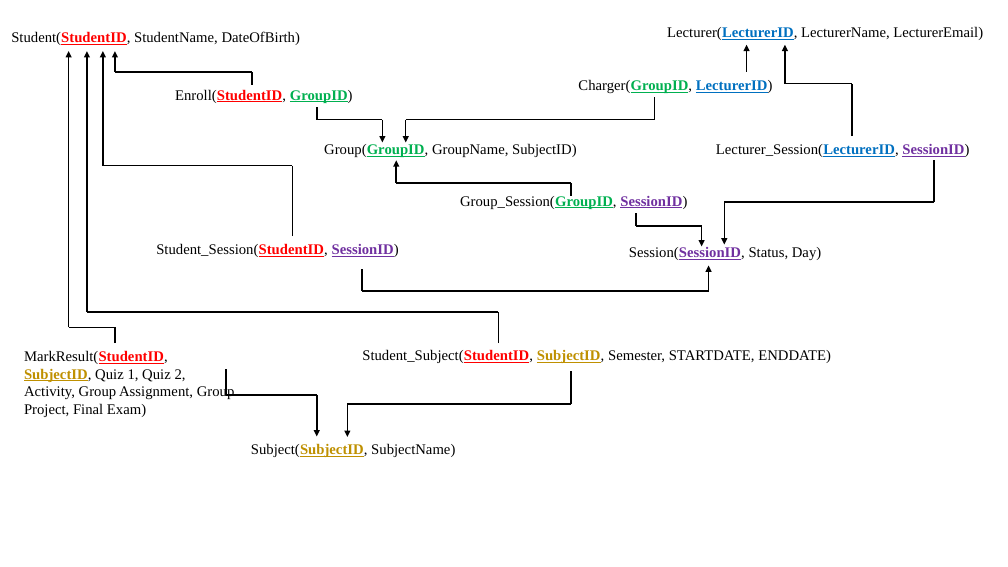
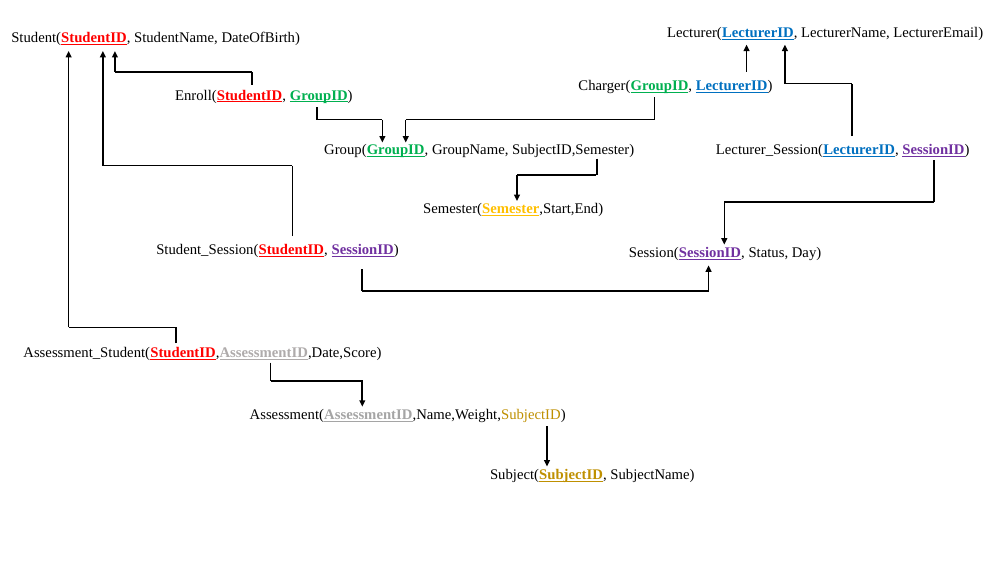
Before and after one commit to Vu0ngNguy3n/DBI202_Assignment, a slide deck: slide 1 of DBI_TABLE.pptx. Drawn at 1008x567 pixels with LibreOffice and Linux fonts; fonts in the diff are those of the drawing. Boxes give left, top, right and bottom in pixels: in the first picture for what was removed or moved away, otherwise in the second. Text is boxed around its words. In the diff, an @@ line names an element or a change of style, - is before the commit and + after.

```diff
--- a/DBI_TABLE.pptx
+++ b/DBI_TABLE.pptx
@@ arrow removed from (87, 312) to (87, 51) @@
@@ text at bbox=[324, 143, 634, 157]: text changed @@
-Group(GroupID, GroupName, SubjectID)
+Group(GroupID, GroupName, SubjectID,Semester)
@@ arrow moved from (396, 183) - (396, 160) to (517, 175) - (517, 201) @@
@@ line moved from (571, 183) - (396, 183) to (597, 175) - (517, 175) @@
@@ line moved from (571, 196) - (571, 183) to (597, 159) - (597, 175) @@
@@ text added at bbox=[423, 202, 603, 216], 14 pt, text #000000 @@
+Semester(Semester,Start,End)
@@ text removed at bbox=[460, 194, 687, 209] @@
-Group_Session(GroupID, SessionID)
@@ line removed from (637, 213) to (637, 226) @@
@@ line removed from (637, 226) to (702, 226) @@
@@ arrow removed from (702, 226) to (702, 247) @@
@@ line moved from (115, 327) - (69, 327) to (176, 327) - (69, 327) @@
@@ line removed from (498, 312) to (87, 312) @@
@@ line moved from (115, 343) - (115, 327) to (176, 343) - (176, 327) @@
@@ line removed from (498, 343) to (498, 312) @@
@@ text added at bbox=[23, 346, 381, 360], 14 pt, text #000000 @@
+Assessment_Student(StudentID,AssessmentID,Date,Score)
@@ text removed at bbox=[24, 350, 235, 417] @@
-MarkResult(StudentID, SubjectID, Quiz 1, Quiz 2, Activity, Group Assignment, Group Project, Final Exam)
@@ text removed at bbox=[362, 349, 831, 363] @@
-Student_Subject(StudentID, SubjectID, Semester, STARTDATE, ENDDATE)
@@ line moved from (226, 395) - (317, 395) to (271, 381) - (362, 381) @@
@@ line moved from (226, 370) - (226, 395) to (271, 363) - (271, 381) @@
@@ arrow moved from (347, 404) - (347, 437) to (362, 380) - (362, 407) @@
@@ text added at bbox=[250, 408, 566, 422], 14 pt, text #000000 @@
+Assessment(AssessmentID,Name,Weight,SubjectID)
@@ arrow removed from (317, 395) to (317, 436) @@
@@ line removed from (571, 404) to (347, 404) @@
@@ line moved from (571, 371) - (571, 404) to (547, 426) - (547, 467) @@
@@ line (547, 426) - (547, 467): line to arrow @@
@@ text "Subject(SubjectID, SubjectName)": place and size @@
-text "Subject(SubjectID, SubjectName)" at bbox=[251, 443, 455, 457]
+text "Subject(SubjectID, SubjectName)" at bbox=[490, 468, 694, 482]
```
